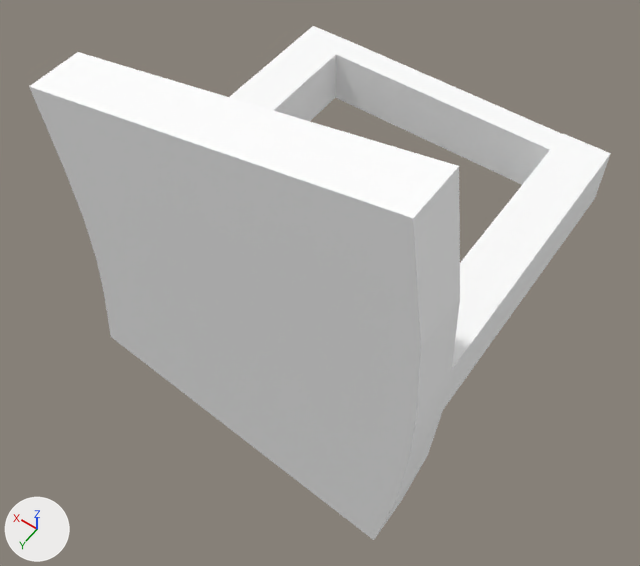
Before and after pictures for a commit that changed the FBX model Assets/Models/arcDoor.fbx.
One viewpoint serves both versions: a 50 mm lens placed at (-7.76, 1.93, 3.54), pointed at (-6.03, -0.49, -0.27). The lights are fixed; the arrows at lower left show +X, +Y and +Z. Where no turn or scale is listed for an object, it has been applied to the vertices.

In view in the first picture: 'Arch.001'.
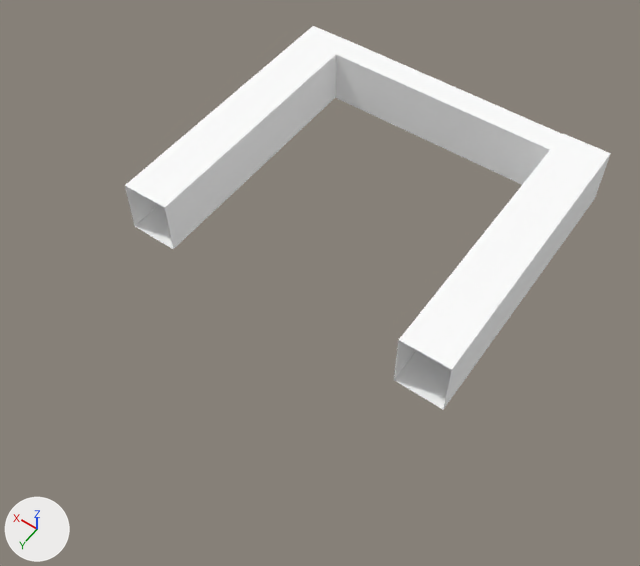
Where the newer file only moved an object's origin or applied its transform, the numbers keep the older frame.

What differs and where, as boxes [x1, y1, x2, y2] in the pictures (640 x 566 px):
'Arch.001', reshaped (16% narrower, 25% shorter): before [29, 26, 611, 540]; after [125, 26, 611, 409]
part 1 of me_arch_003, deleted: before [29, 52, 460, 540]

Diff of the bpy script that builds the scene:
```diff
--- a/Assets/Models/arcDoor.fbx.py
+++ b/Assets/Models/arcDoor.fbx.py
@@ me_arch_003 @@
 # used by ob_arch_001; location = (0.0, 0.0, 0.0)
-me_arch_003.from_pydata(...)  # 44 vertices, 38 faces; spans x -7.0..-4.9, y -1.85..0.15, z -1.37..1.37
+me_arch_003.from_pydata(...)  # 24 vertices, 15 faces; spans x -7.0..-5.01, y -1.85..-0.15, z -0.18..0.18
+# me_arch_003 part 1
+# 20 vertices are removed from x -7.0..-4.9, y -0.15..0.15, z -1.37..1.37
+# 23 faces are deleted
 me_arch_003.materials.append(mat_checker)
```
